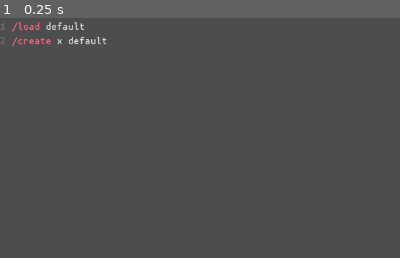
Above: before the commit, frame 1.
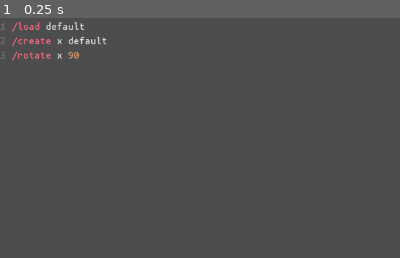
Above: after the commit, the same moment.

Repository: loopier/animatron
Game: Godot game, scene res://main.tscn
Same seed, same stepped clock (60 frames per second), same inputs: the game is played once before the commit and once after it.
Inputs:
- Up to frame 1 (0.25 s): no input
The pictures show only the part of the screen within x 0-50%, y 0-50%; the shares and areas given below are measured in that part.

The runs differ from the first frame. In frame 1, 0.2% of the frame differs, in the area x 0-20%, y 14-18%.

Commit message:
Add `/rotate`

Diff:
--- a/CommandInterface.gd
+++ b/CommandInterface.gd
@@ -133,6 +133,7 @@
 	"/position/y": CommandDescription.new(setActorPropertyWithVectorN, "", "", Flags.gdScript()),
 	"/rotation/degrees": CommandDescription.new(setActorProperty, "", "", Flags.gdScript()),
 	"/angle": "/rotation/degrees",
+	"/rotate": CommandDescription.new(rotate, "actor:s degrees:f", "Rotate ACTOR a number of DEGREES relative to the current rotation.", Flags.asArray(true)),
 }
 
 # Called when the node enters the scene tree for the first time.
@@ -731,3 +732,9 @@
 #	Log.debug("next state:%s" % [machine])
 	next_state.emit(machine)
 	return Status.ok()
+
+func rotate(args: Array) -> Status:
+	args = ["/rotation/degrees"] + args
+	Log.debug("rotate: %s" % [args])
+	var result : Status = setRelativeProperty(args)
+	return Status.ok()
--- a/main.tscn
+++ b/main.tscn
@@ -35,7 +35,8 @@
 size_flags_vertical = 3
 theme = ExtResource("3_fotw2")
 text = "/load default
-/create x default"
+/create x default
+/rotate x 90"
 placeholder_text = "code editor"
 highlight_all_occurrences = true
 syntax_highlighter = SubResource("CodeHighlighter_833ra")
